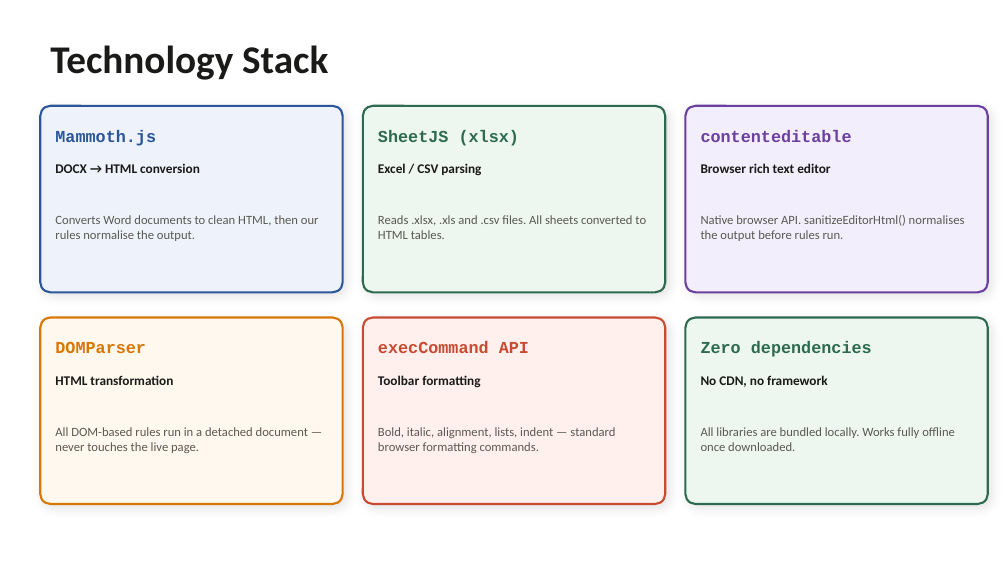
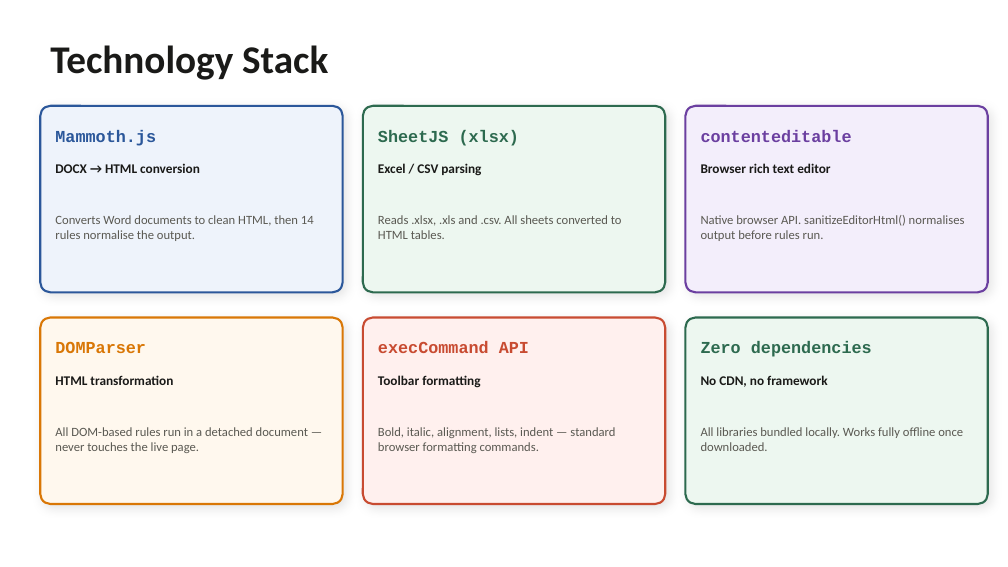
Before and after one commit to mckeyan2/docs-to-html-code, a slide deck: slide 8 of dochtml-demo.pptx (slide 7 before the commit). Drawn at 1008x567 pixels with LibreOffice and Linux fonts; fonts in the diff are those of the drawing. Boxes give left, top, right and bottom in pixels: in the first picture for what was removed or moved away, otherwise in the second. Text is boxed around its words. In the diff, an @@ line names an element or a change of style, - is before the commit and + after.

```diff
--- a/dochtml-demo.pptx
+++ b/dochtml-demo.pptx
@@ text at bbox=[55, 215, 314, 241]: text changed @@
-Converts Word documents to clean HTML, then our rules normalise the output.
+Converts Word documents to clean HTML, then 14 rules normalise the output.
@@ text at bbox=[378, 215, 622, 239]: text changed @@
-Reads .xlsx, .xls and .csv files. All sheets converted to HTML tables.
+Reads .xlsx, .xls and .csv. All sheets converted to HTML tables.
@@ text at bbox=[701, 215, 965, 241]: text changed @@
-Native browser API. sanitizeEditorHtml() normalises the output before rules run.
+Native browser API. sanitizeEditorHtml() normalises output before rules run.
@@ text at bbox=[701, 427, 963, 451]: text changed @@
-All libraries are bundled locally. Works fully offline once downloaded.
+All libraries bundled locally. Works fully offline once downloaded.
```
Also in this commit, not shown: 4 other slides changed, 1 slide added, 2 other files.
